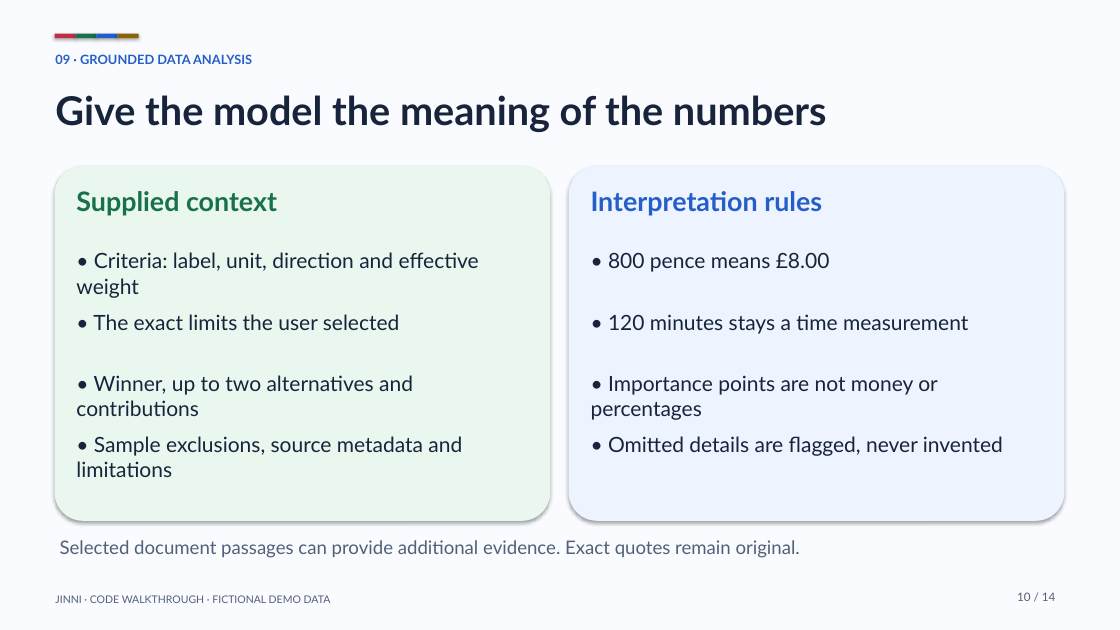
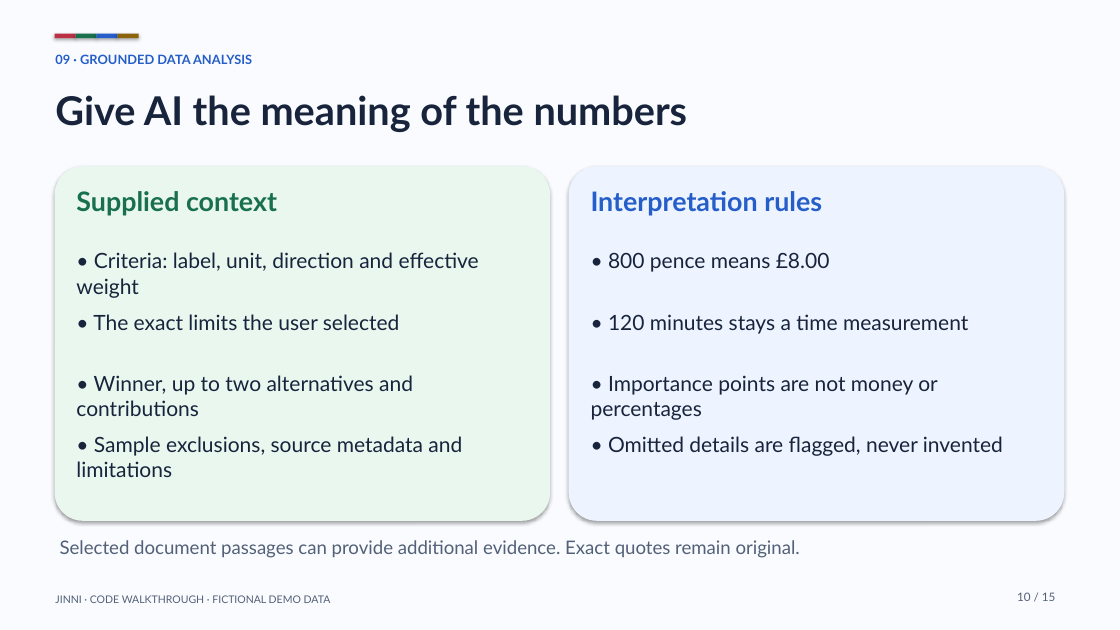
Before and after one commit to wahab-linux/my-jinni, a slide deck: slide 10 of docs/presentation/Jinni_Code_Walkthrough.pptx. Drawn at 1120x630 pixels with LibreOffice and Linux fonts; fonts in the diff are those of the drawing. Boxes give left, top, right and bottom in pixels: in the first picture for what was removed or moved away, otherwise in the second. Text is boxed around its words. In the diff, an @@ line names an element or a change of style, - is before the commit and + after.

```diff
--- a/docs/presentation/Jinni_Code_Walkthrough.pptx
+++ b/docs/presentation/Jinni_Code_Walkthrough.pptx
@@ text at (55,95,688,132): text changed @@
-Give the model the meaning of the numbers
+Give AI the meaning of the numbers
@@ text at (1017,592,1056,601): text changed @@
-10 / 14
+10 / 15
```
Also in this commit, not shown: 13 other slides changed, 1 slide added, 38 other files.
